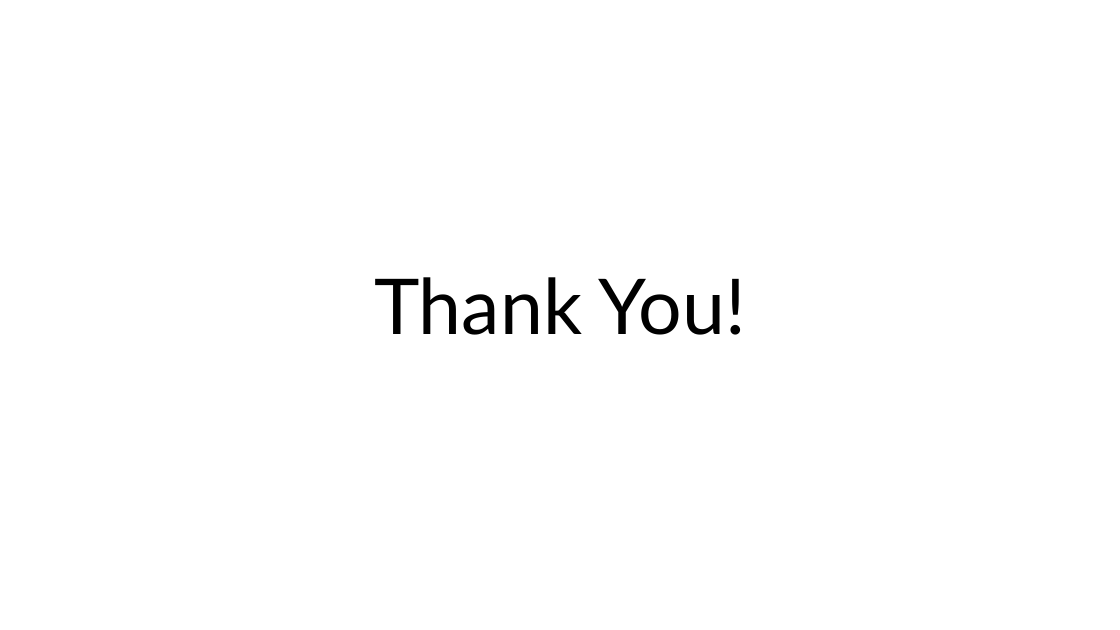
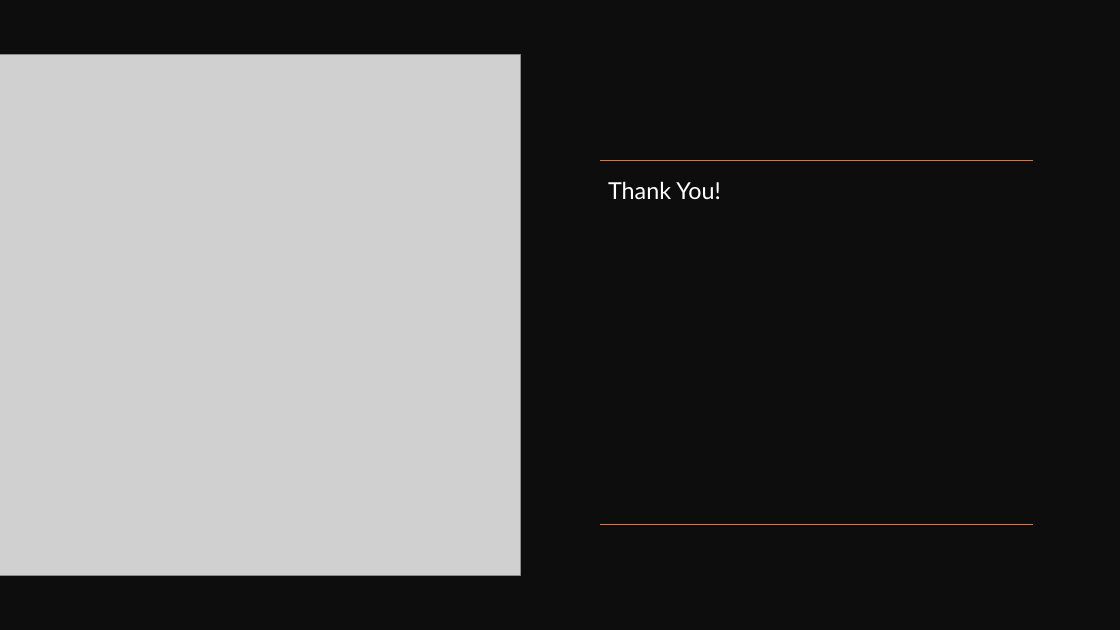
Before and after one commit to Jormungandr72/Cross-Website-Price-Checker, a slide deck: slide 11 of docs/phase_three_docs/Phase_Three_Presentation.pptx (slide 10 before the commit). Drawn at 1120x630 pixels with LibreOffice and Linux fonts; fonts in the diff are those of the drawing; grey boxes stand for pictures. Boxes give left, top, right and bottom in pixels: in the first picture for what was removed or moved away, otherwise in the second. Text is boxed around its words. In the diff, an @@ line names an element or a change of style, - is before the commit and + after.

Commit message:
styles slides, added my section text

```diff
--- a/docs/phase_three_docs/Phase_Three_Presentation.pptx
+++ b/docs/phase_three_docs/Phase_Three_Presentation.pptx
@@ rectangle added at <box>0,0,1120,630</box>, fill #0D0D0D @@
@@ picture added at <box>0,55,521,576</box> @@
@@ text "Thank You!": place and size @@
-text "Thank You!" at <box>374,277,746,335</box>
+text "Thank You!" at <box>608,181,721,199</box>
@@ text "Thank You!" at <box>608,181,721,199</box>: size 66 to 20 pt, text colour #000000 to #FFFFFF; alignment centre to left; line spacing 0.8 to 0.9 @@
@@ line added from (1033, 160) to (600, 160), #E97132 1 pt @@
@@ line added from (1033, 524) to (600, 524), #E97132 1 pt @@
```
Also in this commit, not shown: 8 other slides changed, 2 slides added, 1 slide removed.
